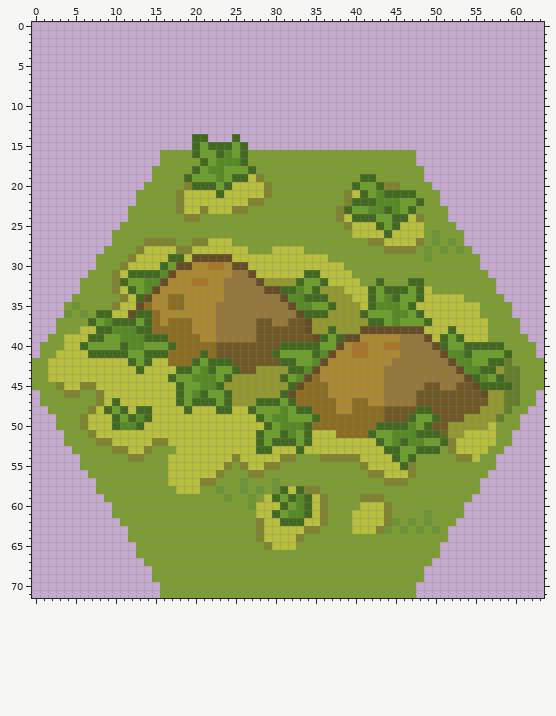
One commit to this sprite sheet: Images/TileSets/Civ6/Tiles/Chocolate Hills.png. Above: the version before the commit.
The file is 64x72 pixels. Colours within 5 levels of each other are drawn and written as one.
The same view after the edit:
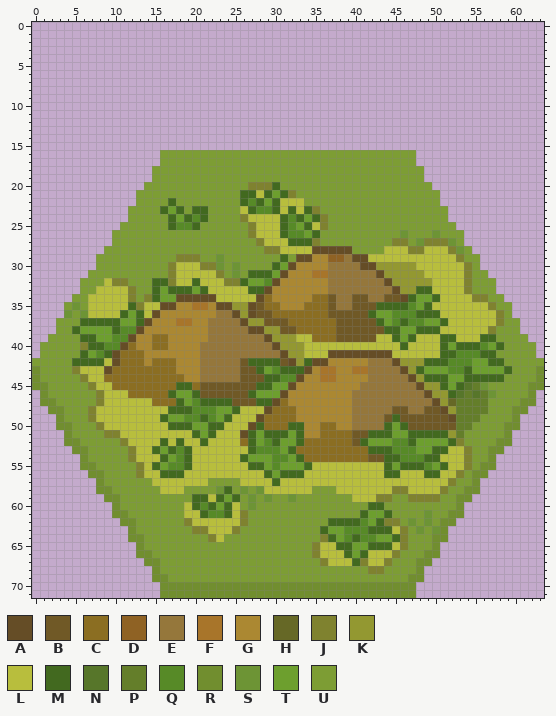
Palette (. is transparent): A #654d26  B #705926  C #8b6e22  D #8f6224  E #95773b  F #a8752a  G #ab8832  H #666826  J #7f822f  K #939831  L #b8be3d  M #42691f  N #57762a  P #647e2a  Q #578a27  R #718e2f  S #6d9435  T #6d9f2e  U #7d9d34
The exact change:
Changed rows in their new state; - is an unchanged pixel.
first column x 0:
14 --------------------..---.--------------------------------------
15 --------------------.......-------------------------------------
16 --------------------UUUUUUU-------------------------------------
17 ---------------------UUUUUU-------------------------------------
18 --------------------UUUUUUUU------------------------------------
19 -------------------UUUUUUUUUU------------UU---------------------
20 -------------------UUUUUUUUJJ-M---------UUUUUU------------------
21 ------------------UUUUUUUUMM-MTMJ------UUUUUUUUU----------------
22 -----------------MUUUUUUUUMQMTMLLL-----UUUUUUUUUU---------------
23 ----------------MTMUMMUUUULMQQMLMLMJ--UUUUUUUUUU----------------
24 -----------------MTMQM----JLLLLMQMTMJ-UUUUUUUUUUU---------------
25 -----------------MQQM------JLLLMQTMLJ--UUUUUUUUUU---------------
26 ---------------------------JLLLMQQTM----UUUUUUSUU---------------
27 --------------UUUU--UUUUU---JLLLMMMJ------UUUJJUSJJJ------------
28 -------------UUUUUUUUUUUUUU--JJ---LAAAAA----LLL-JLLLJ-----------
29 ------------UUUUUUJJJUUSUUUUUUUMUAAGGDDEAALLLLLLLLLLLJ----------
30 -----------UUUUUUJLLLJJSUSUUUUMTAGGGGEEEEAAKKKKKLLLLLLJ---------
31 ----------UUUUUUUJLLLLLJUSUMMMTAGGGFFEEEEEEAKKKKKLLLLLJ---------
32 ---------L-JUUUMMJLLMLLLJJMTTQAGGGGGGEEEEEEEAKKKKKLLLLJ---------
33 --------LLL-JUUMTMMMTMLLLLLMM-GGGGGGGEEEEEEEEAKK-MLLLLJ---------
34 -------LLLLLJUJMTTAAAAALLLLLACGGGGGCCBEEBBEEBBAMTTM---LJJ-------
35 -------LLLL-MJLLAAG-FF-AAKKABCCGGGCCCBEEBBBMMMMQTM------LJ------
36 -------LLL-MT-LA---------AKABBCCCCCCCBBBBBM----Q-MM-----LLJ-----
37 ------M-MM-TTMAG-GFF--E---AKK-BBCCCCCCBBBBB---MQQTTM-----LJ-----
38 -----MTTTTM--AGGGGGG--E----AAKK--CCCCCBBBBBBMMTTMMM-L----J------
39 ----UUM-T-Q-AGGCCGGGG-E-----EAKKKLLCCCBBBBBLLMTMLL--ML--MM------
40 ----UUJMMQQACGGCCGGGGEEEEEEEEEAKKKLLLLLLLLLLLLMLLLL--M--QT------
41 ---UUUMTQ-ACCCGGGGGGGEEEEEEEEEEAKKLLL-AAAAAAALLLLLLMM-QQMMUU----
42 --UUUMMMM-ACCCGCC-GGGEEEEE-MMMMBAKMA------EEEAKKKMMMQ------U----
43 R-UUUJ---ACCCCCCCCGGGEEEEE--MTQM--AGFF--FFEE--AKMTTTQQMTTTTMU--R
44 R-UUUUJ--CCCCCCCCCCGGEEEEEBBBMMQQAGGFF----EE---AKMMMTTM-MM-UU--R
45 RR-UUUU---CCCCCCCC-MCBBBBBBBMMTTAGGGG----EEE----AKKMTMNPSUUUU-RR
46 -R--UU------CCCCCMT-MBBBBBBMTTTAGGGGG---EEEE----EAKKMNPNPSUUU-R-
47 -RR-------L----CCC--Q--M-BBB--ACGGGGGG--EEEE----EEAKHPPPPUUUURR-
48 --RR-----LLL-LL--MM-QQQTTM-LLACCCGGGGG--EEEEE--EEB-AKPPPPUUURR--
49 ---R--UJ--LLLLL-MTTQQMQTM---ACCCCGGGGGGGEEEE-M-BBBB-APPPUUU-R---
50 ---RR-UUJ-LLLL---MMMTTMM---AMCCCMMGG--GGEEEE-T-BBB--BPPUUU-RR---
51 ----R--UUJJ---------MTM---AMTMM-TMGGCC--BB-MMTTM---M-PUUUU-R----
52 ----RR--UUUJ---LM-M--M----CMTQ-TTMCCCCCCBMTT--QMT--TMJUUUURR----
53 -----RR---UUJ-LMTMQM-------MQQQTMCCCCCCCCCMM-QQQTT-ML-JUURR-----
54 ------R------LLLMTQM-----LMTTTQQTMCCCCCCCCBBM-QQQMMLLL-U-R------
55 ------RR-----JLMTQQM----LLLMMTQTTTMLLLLLLL--MT-MMQTMLLJ-RR------
56 -------RR----JLLMMM----LLLLLLMTMMMLLLLLLLLLLMM-LLMMLLJ-RR-------
57 --------R------LL----LU---LLLLMLLLLLLLLLLLLLLLLLLLLLJ--R--------
58 --------RR------LL-UU---M----LLL-LLU--LLLLLLLJJLLLLJ--RR--------
59 ---------RR---------MMLMTM---SUUSUUUU---LLL-J--JJJJ--RR---------
60 ----------R--------LMQMTML--UUUUUUUUU----UMMU--------R----------
61 ----------RR-------LLMQQMLJ-UUUUUUUUU---UMTTM-------RR----------
62 -----------RR------JLLLLLLJ-UUUUUUUUUMMMMQTM-J-----RR-----------
63 ------------R-------JJLLLJ--UUUUUUUUMTTQQQMMMLJ----R------------
64 ------------RR--------JL----UUUUUU--JMTQMQQTTMJ---RR------------
65 -------------R---------------UUUU--JLLMMTTMMMLJ---R-------------
66 -------------RR--------------------JLLLMTMLLLJ---RR-------------
67 --------------RR--------------------JLLLMJLLJ---RR--------------
68 ---------------R--------------------------JJ----R---------------
69 ---------------RR------------------------------RR---------------
70 ----------------RRRRRRRRRRRRRRRRRRRRRRRRRRRRRRRR----------------
71 ----------------RRRRRRRRRRRRRRRRRRRRRRRRRRRRRRRR----------------
Pixel boxes of the changes (left, top, right, bottom) in both pictures:
changed: (32, 134, 544, 598)
